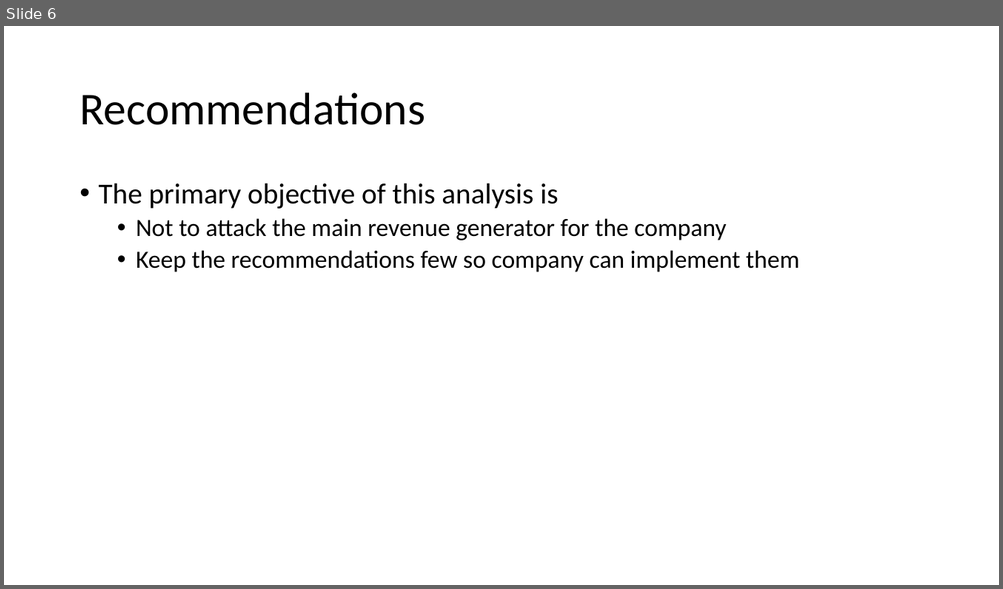
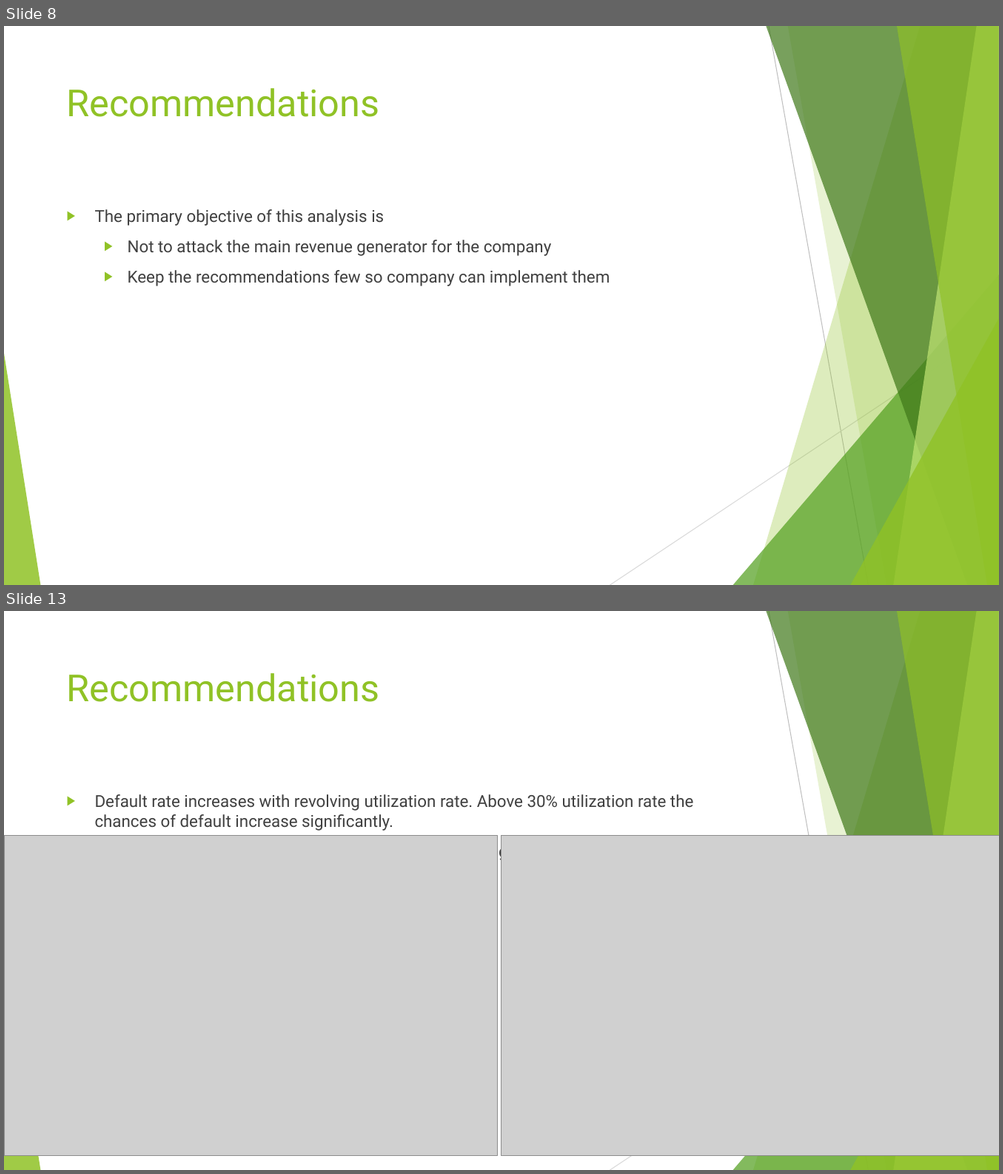
Before and after one commit to sivavaddadi/LendingClubCaseStudy, a slide deck: Lending_Club_Case_Study.pptx. Shown one above the other, each under a label of ours: slide 6 before the commit, slides 8 and 13 after it; the slides between them are not shown. The pictures are 1003x589 and 1003x1174 pixels, drawn with LibreOffice and Linux fonts; fonts in the diff are those of the drawing; grey boxes stand for pictures. Boxes give left, top, right and bottom in pixels: in the first picture for what was removed or moved away, otherwise in the second. Text is boxed around its words. In the diff, an @@ line names an element or a change of style, - is before the commit and + after.

Commit message:
added charts to the analysis report and added a theme

```diff
--- a/Lending_Club_Case_Study.pptx
+++ b/Lending_Club_Case_Study.pptx
@@ slide 13 added at <box>4,611,999,1170</box>, background #FFFFFF; not listed: 10 template elements that a slide beside it also shows @@
@@ title added at <box>67,673,380,702</box>, 36 pt, text #90C226 @@
+Recommendations
@@ text added at <box>95,795,693,862</box>, 16 pt, text #404040 @@
+▶ Default rate increases with revolving utilization rate. Above 30% utilization rate the chances of default increase significantly.
+▶ Default rate increases with DTI, anything above 8 has significantly higher default rate.
@@ picture added at <box>4,835,498,1156</box> @@
@@ picture added at <box>502,835,999,1156</box> @@
@@ what was slide 6 is now slide 8 @@
@@ slide 8 changed as well @@
@@ title "Recommendations": place and size @@
-title "Recommendations" at <box>79,93,425,125</box>
+title "Recommendations" at <box>67,88,380,117</box>
@@ title "Recommendations" at <box>67,88,380,117</box>: size 44 to 36 pt, font Calibri to Roboto, text colour #000000 to #90C226; line spacing 0.9 to 1; vertical alignment middle to top @@
@@ text "The primary objective of this ...": place and size @@
-text "The primary objective of this ..." at <box>99,183,799,272</box>
+text "The primary objective of this ..." at <box>95,210,609,286</box>
@@ text "The primary objective of this ..." at <box>95,210,609,286</box>: size 28 to 16 pt in "The primary objective of this analysis is"; font Calibri to Roboto, text colour #000000 to #404040; size 24 to 16 pt in "Not to attack the main revenue generator ...", "Keep the recommendations few so company can ..."; bullet • to ▶; line spacing 0.9 to 1; more space between paragraphs @@
@@ group added at <box>4,26,999,585</box>: 5 freeform shapes, 3 triangles, 2 lines @@
```
Also in this commit, not shown: 8 other slides changed, 5 other slides added.
